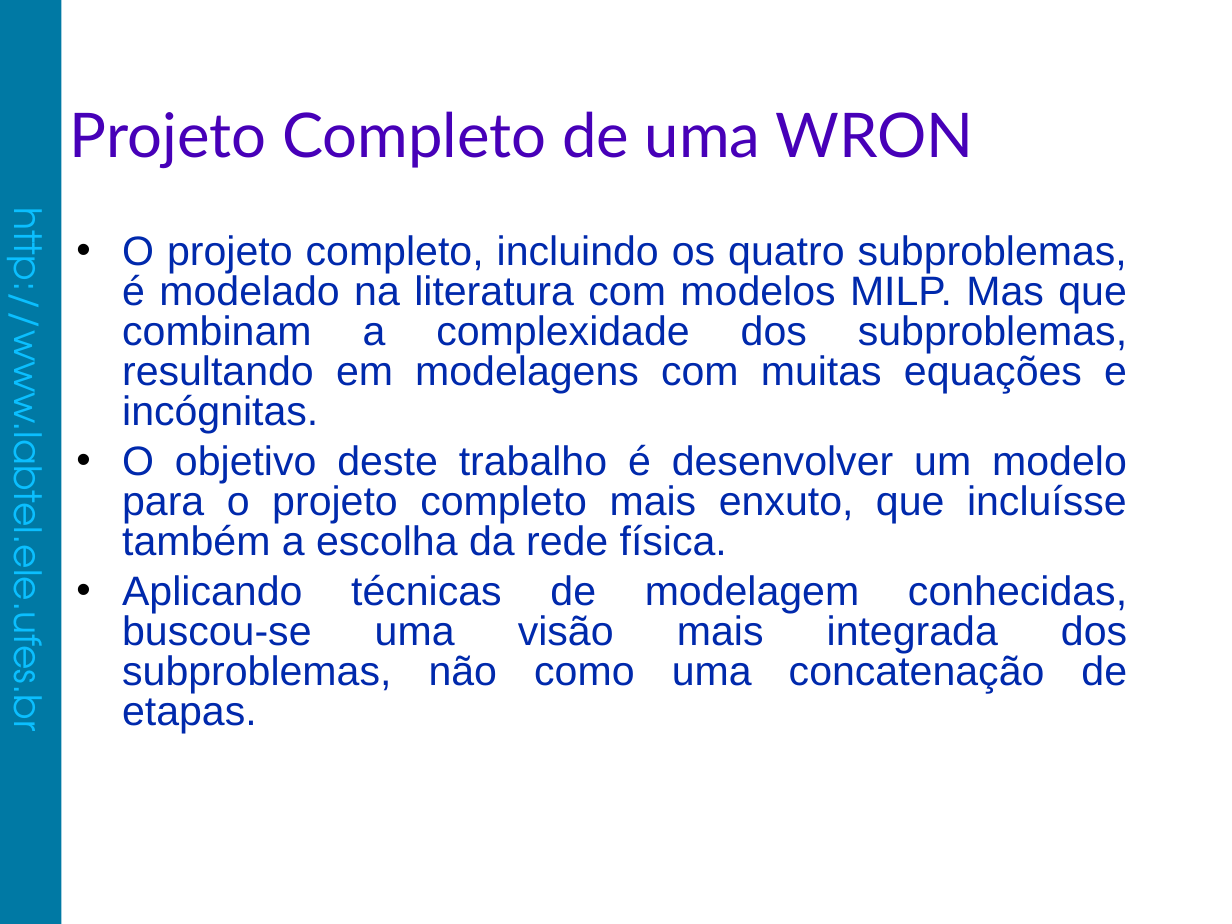
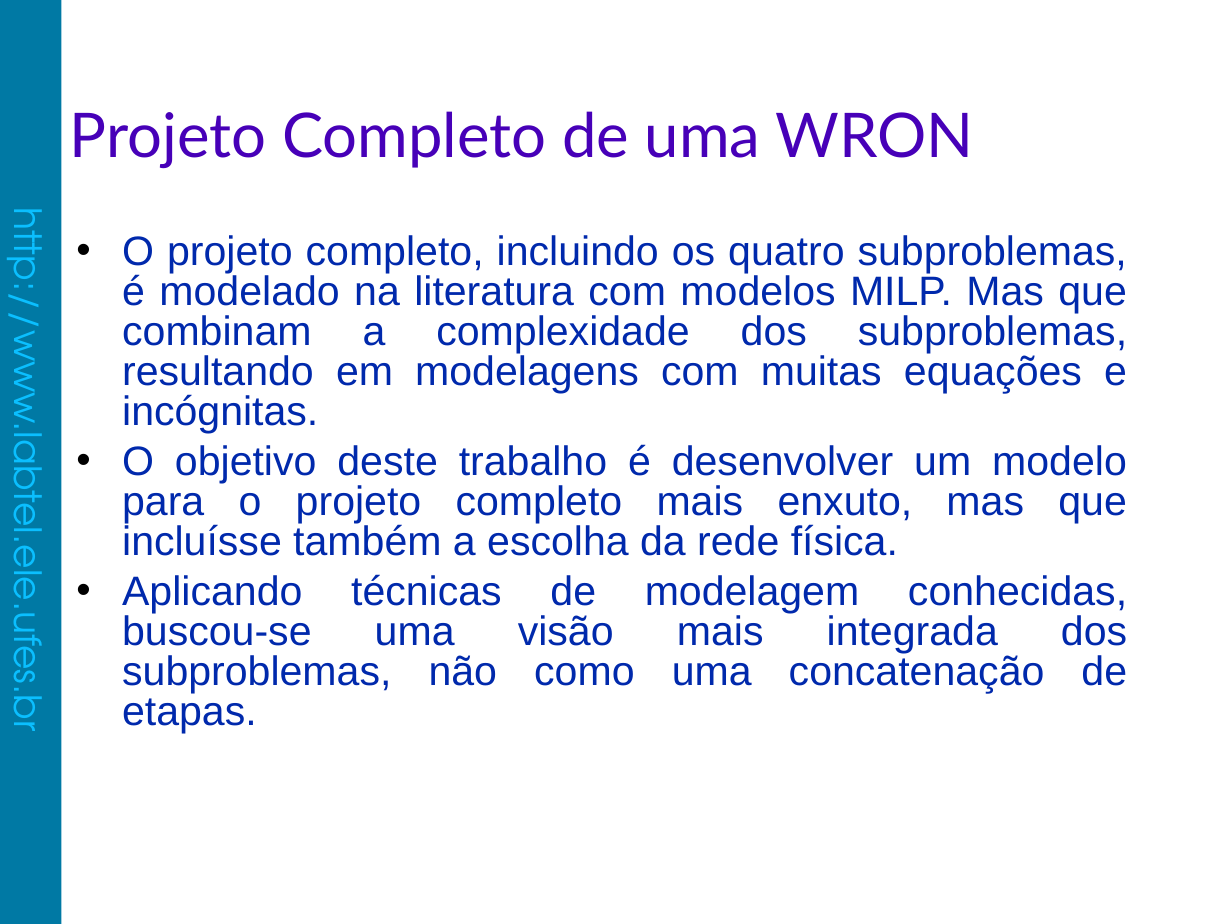
Before and after one commit to fabiolimath/twa, a slide deck: slide 14 of dissertacao/apresentacao/FabioLima-Apresentacao.odp. Drawn at 1232x924 pixels with LibreOffice and Linux fonts; fonts in the diff are those of the drawing; background and template pictures are left out. Boxes give left, top, right and bottom in pixels: in the first picture for what was removed or moved away, otherwise in the second. Text is boxed around its words. In the diff, an @@ line names an element or a change of style, - is before the commit and + after.

```diff
--- a/dissertacao/apresentacao/FabioLima-Apresentacao.odp
+++ b/dissertacao/apresentacao/FabioLima-Apresentacao.odp
@@ text at (x1=122, y1=444, x2=1127, y2=556): text changed @@
-• O objetivo deste trabalho é desenvolver um modelo para o projeto completo mais enxuto, que incluísse também a escolha da rede física.
+• O objetivo deste trabalho é desenvolver um modelo para o projeto completo mais enxuto, mas que incluísse também a escolha da rede física.
```
Also in this commit, not shown: 9 other slides changed, 1 other file.
